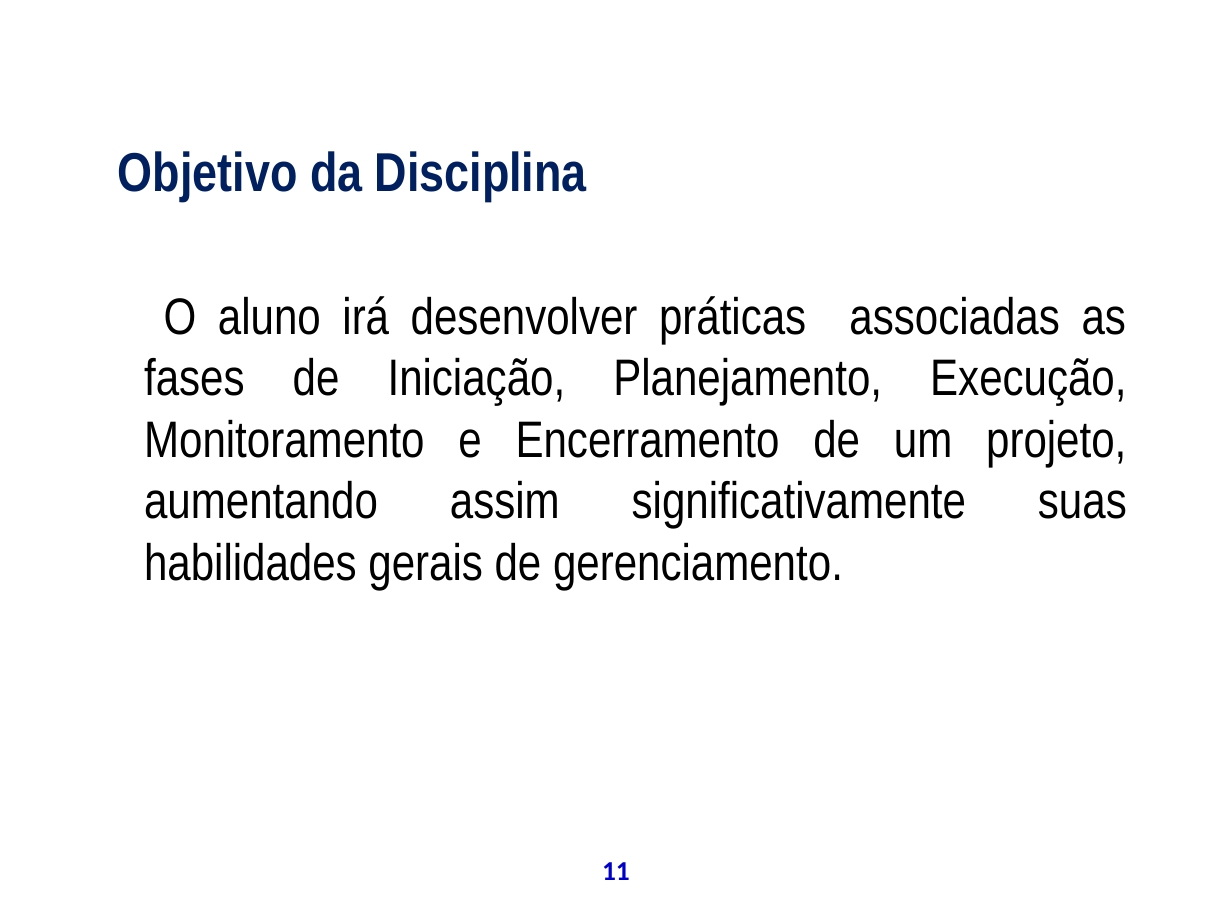
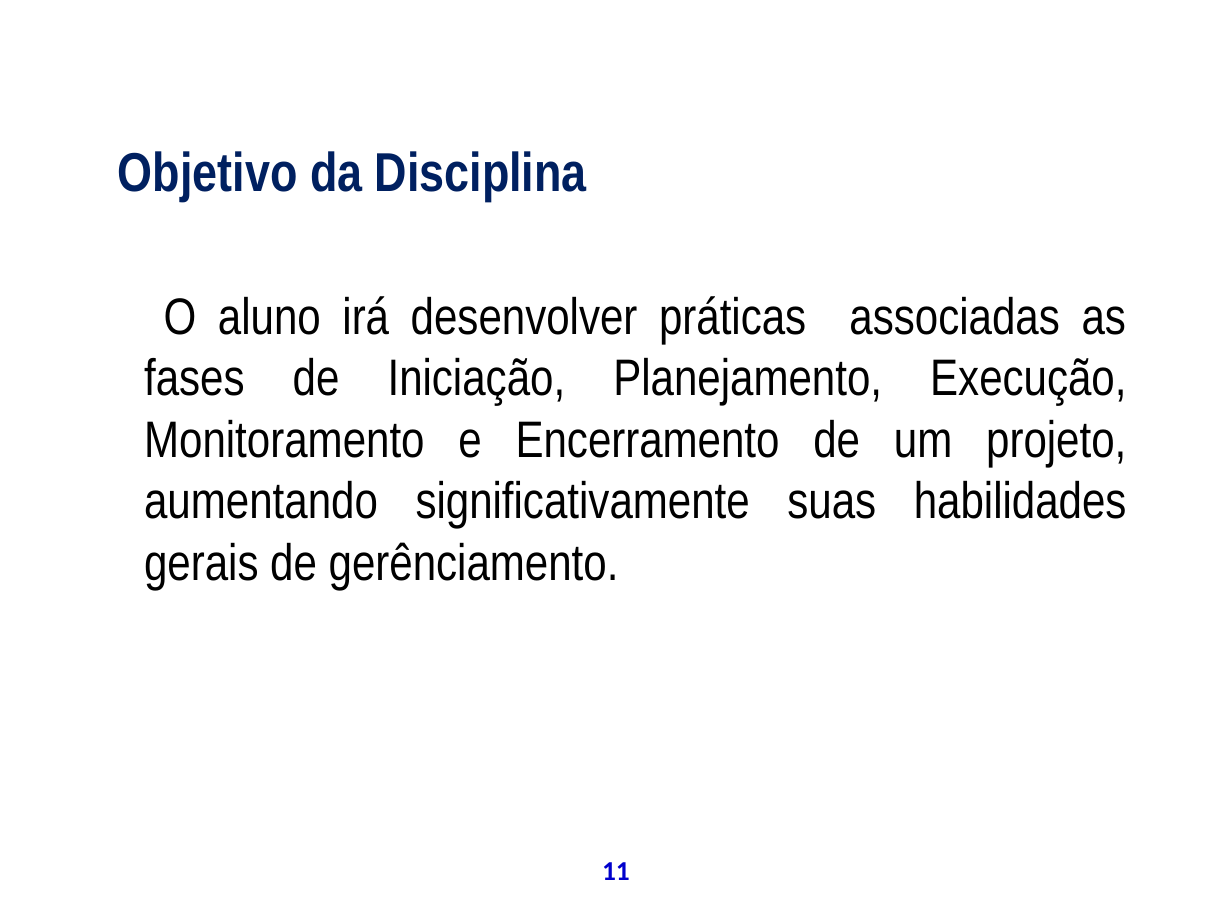
Before and after one commit to theoziran/sislodim, a slide deck: slide 11 of documentos/ProjetoPSA/Apresentação Final.ppt. Drawn at 1232x924 pixels with LibreOffice and Linux fonts; fonts in the diff are those of the drawing; background and template pictures are left out. Boxes give left, top, right and bottom in pixels: in the first picture for what was removed or moved away, otherwise in the second. Text is boxed around its words. In the diff, an @@ line names an element or a change of style, - is before the commit and + after.

```diff
--- a/documentos/ProjetoPSA/Apresentação Final.ppt
+++ b/documentos/ProjetoPSA/Apresentação Final.ppt
@@ text at box(144, 296, 1127, 590): text changed @@
-O aluno irá desenvolver práticas associadas as fases de Iniciação, Planejamento, Execução, Monitoramento e Encerramento de um projeto, aumentando assim significativamente suas habilidades gerais de gerenciamento.
+O aluno irá desenvolver práticas associadas as fases de Iniciação, Planejamento, Execução, Monitoramento e Encerramento de um projeto, aumentando significativamente suas habilidades gerais de gerênciamento.
```
Also in this commit, not shown: 46 other slides changed, 4 slides added, 1 slide removed.
